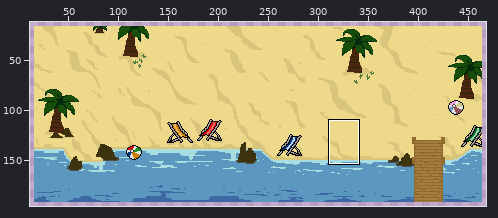
Two states of a sprite sheet, game/public/maps/almeria.png. Above, an overview of the earlier version with the close-up marked.
Close-up. Old version:
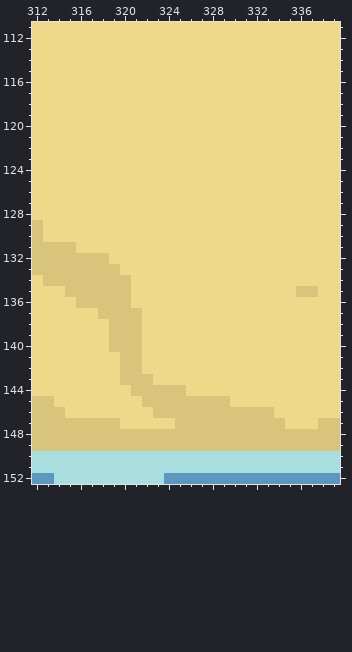
The file is 480x208 pixels. Colours within 5 levels of each other are drawn and written as one. Shown: x 312..339, y 111..152. The wide view leaves out empty margins. The commit also changed other parts of the picture, which this record leaves out.
Once edited:
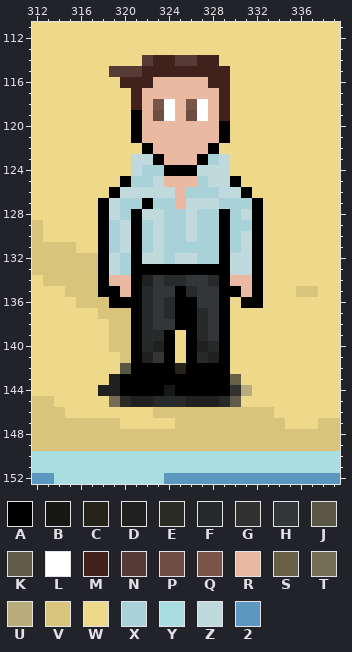
Palette (. is transparent): A #000000  B #171716  C #25231a  D #202020  E #292b24  F #272a2b  G #313131  H #333638  J #5a5645  K #605b49  L #ffffff  M #41211b  N #563b36  P #6d4c41  Q #795548  R #eab9a2  S #686046  T #746d54  U #b9ac7d  V #d8c47a  W #eed88a  X #a9d2d8  Y #a9dee1  Z #c0d9dc  2 #5b97be
Difference:
Changed rows in their new state; - is an unchanged pixel.
first column x 318:
114 ----NMMNNMM----
115 -NNNMMMMMMMM---
116 --MMMRRRRRMM---
117 ---MRRRRRRRM---
118 ---MRQLRQLRM---
119 ---ARPLRPLRM---
120 ---ARRRRRRRA---
121 ---ARRRRRRRA---
122 ----ARRRRRA----
123 ---ZZARRRAXZ---
124 ---ZXXAAAZZZ---
125 --AXXZRRRXZZA--
126 -AZZZZZRXXXZZA-
127 AZXXAXXRZZZXXXA
128 AZXAZZXXZXXAXZA
129 AXZAXZXXZXXAXXA
130 AXZAXZXXZXXAXZA
131 AXZAXZXXXXXAXZA
132 AZXAZZXZZXXAZZA
133 AZXAAAAAAAAAZZA
134 ARRADHFFHHFARRA
135 AARAFHHAFHHAARA
136 -AAAFHFAAHHA-AA
137 ---AFHFAAFHA---
138 ---AFHHAAFHA---
139 ---AFFA-AFHA---
140 ---AFDA-ADFA---
141 ---ADHA-AFDA---
142 --JAAAACAAAA---
143 -DAAAAAAAAAAS--
144 DDAAAABAAAAAGU-
145 -TEDDFFFDDDFK--
